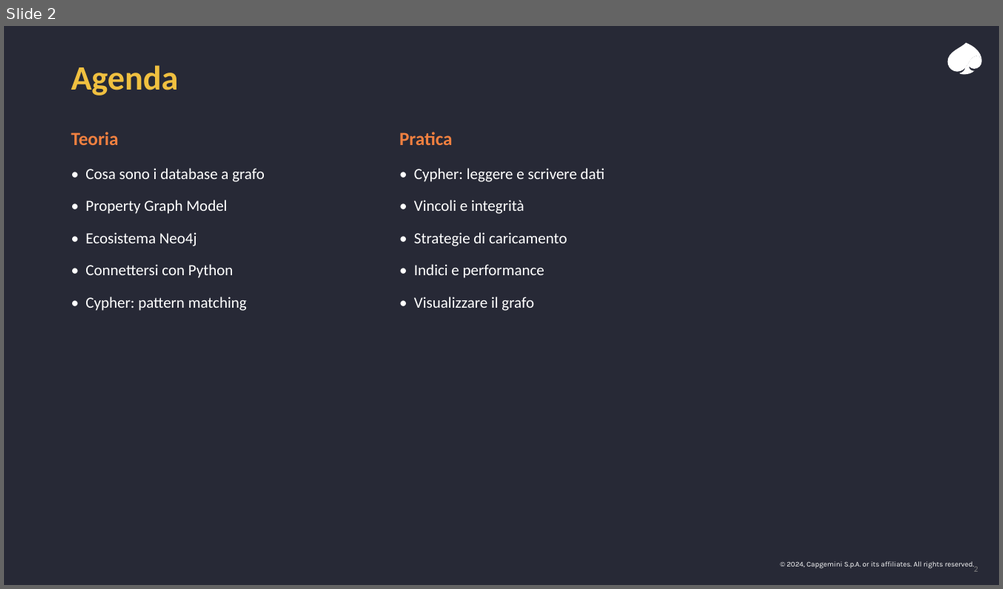
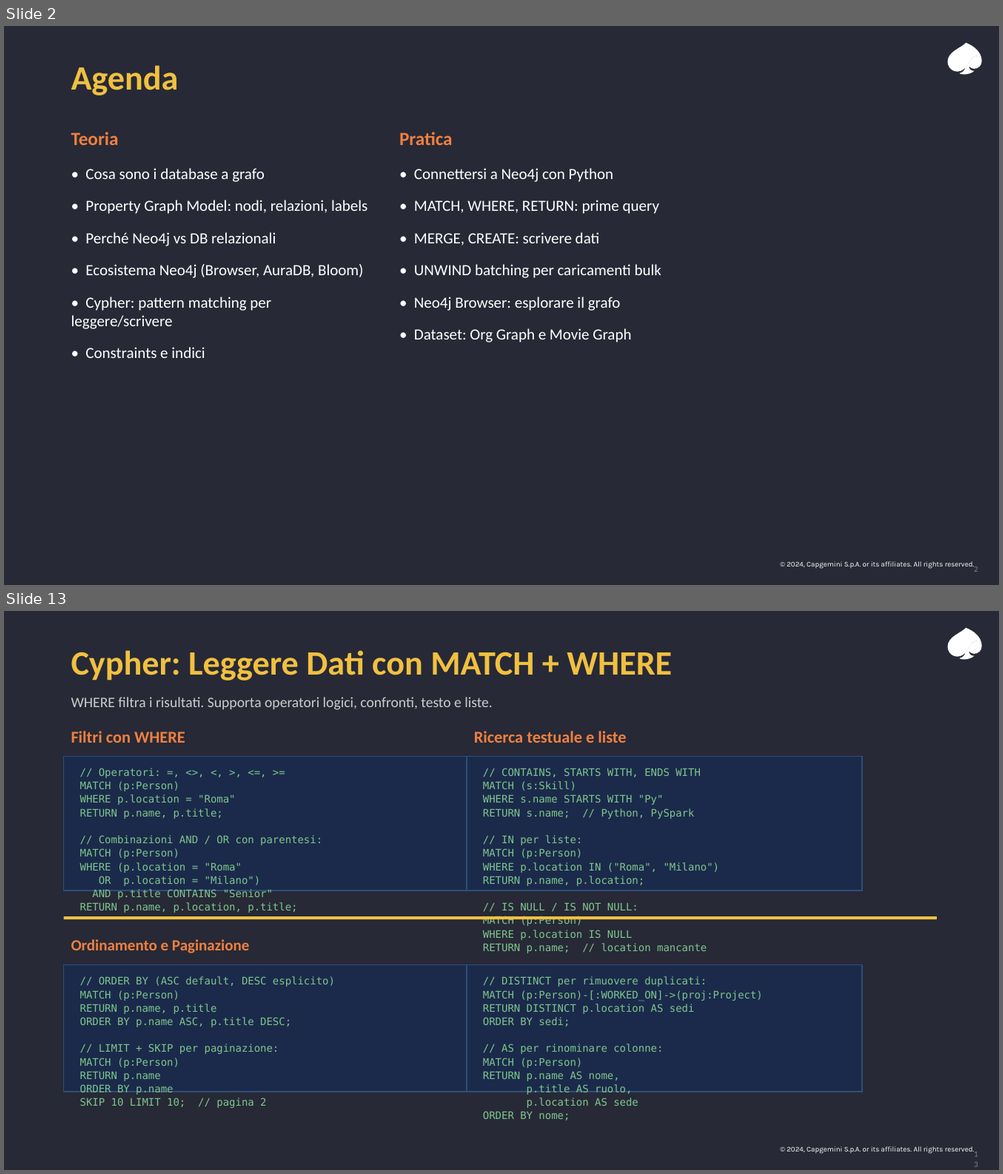
Before and after one commit to leobcc/neo4j-training-course-material, a slide deck: slides/session-01/session-01.pptx. Shown one above the other, each under a label of ours: slide 2 before the commit, slides 2 and 13 after it; the slides between them are not shown. The pictures are 1003x589 and 1003x1174 pixels, drawn with LibreOffice and Linux fonts; fonts in the diff are those of the drawing. Boxes give left, top, right and bottom in pixels: in the first picture for what was removed or moved away, otherwise in the second. Text is boxed around its words. In the diff, an @@ line names an element or a change of style, - is before the commit and + after.

```diff
--- a/slides/session-01/session-01.pptx
+++ b/slides/session-01/session-01.pptx
@@ slide 13 added at bbox=[4, 611, 999, 1170], background #272936; not listed: 4 template elements that a slide beside it also shows @@
@@ text added at bbox=[71, 650, 671, 681], 33 pt, text #F0C040, bold @@
+Cypher: Leggere Dati con MATCH + WHERE
@@ text added at bbox=[71, 697, 492, 710], 14 pt, text #CCCCCC @@
+WHERE filtra i risultati. Supporta operatori logici, confronti, testo e liste.
@@ text added at bbox=[71, 731, 185, 743], 16 pt, text #F08040, bold @@
+Filtri con WHERE
@@ text added at bbox=[474, 731, 626, 743], 16 pt, text #F08040, bold @@
+Ricerca testuale e liste
@@ rectangle added at bbox=[64, 757, 474, 891], fill #1B2A4A, outline #2D4F7A 1 pt @@
@@ rectangle added at bbox=[466, 757, 862, 891], fill #1B2A4A, outline #2D4F7A 1 pt @@
@@ text added at bbox=[80, 768, 322, 913], 10 pt, text #7EC68E @@
+// Operatori: =, <>, <, >, <=, >=
+MATCH (p:Person)
+WHERE p.location = "Roma"
+RETURN p.name, p.title;
+// Combinazioni AND / OR con parentesi:
+MATCH (p:Person)
+WHERE (p.location = "Roma"
+OR p.location = "Milano")
+AND p.title CONTAINS "Senior"
+RETURN p.name, p.location, p.title;
@@ text added at bbox=[483, 768, 720, 954], 10 pt, text #7EC68E @@
+// CONTAINS, STARTS WITH, ENDS WITH
+MATCH (s:Skill)
+WHERE s.name STARTS WITH "Py"
+RETURN s.name; // Python, PySpark
+// IN per liste:
+MATCH (p:Person)
+WHERE p.location IN ("Roma", "Milano")
+RETURN p.name, p.location;
+// IS NULL / IS NOT NULL:
+MATCH (p:Person)
+WHERE p.location IS NULL
+RETURN p.name; // location mancante
@@ rectangle added at bbox=[64, 917, 936, 920], fill #F0C040 @@
@@ text added at bbox=[71, 940, 249, 954], 15 pt, text #F08040, bold @@
+Ordinamento e Paginazione
@@ rectangle added at bbox=[64, 965, 474, 1092], fill #1B2A4A, outline #2D4F7A 1 pt @@
@@ rectangle added at bbox=[466, 965, 862, 1092], fill #1B2A4A, outline #2D4F7A 1 pt @@
@@ text added at bbox=[80, 977, 335, 1108], 10 pt, text #7EC68E @@
+// ORDER BY (ASC default, DESC esplicito)
+MATCH (p:Person)
+RETURN p.name, p.title
+ORDER BY p.name ASC, p.title DESC;
+// LIMIT + SKIP per paginazione:
+MATCH (p:Person)
+RETURN p.name
+ORDER BY p.name
+SKIP 10 LIMIT 10; // pagina 2
@@ text added at bbox=[483, 977, 762, 1121], 10 pt, text #7EC68E @@
+// DISTINCT per rimuovere duplicati:
+MATCH (p:Person)-[:WORKED_ON]->(proj:Project)
+RETURN DISTINCT p.location AS sedi
+ORDER BY sedi;
+// AS per rinominare colonne:
+MATCH (p:Person)
+RETURN p.name AS nome,
+p.title AS ruolo,
+p.location AS sede
+ORDER BY nome;
@@ slide 2 changed as well @@
@@ text at bbox=[414, 168, 661, 343]: text changed @@
-• Cypher: leggere e scrivere dati
-• Vincoli e integrità
-• Strategie di caricamento
-• Indici e performance
-• Visualizzare il grafo
+• Connettersi a Neo4j con Python
+• MATCH, WHERE, RETURN: prime query
+• MERGE, CREATE: scrivere dati
+• UNWIND batching per caricamenti bulk
+• Neo4j Browser: esplorare il grafo
+• Dataset: Org Graph e Movie Graph
@@ text at bbox=[71, 200, 367, 358]: text changed @@
-• Property Graph Model
-• Ecosistema Neo4j
-• Connettersi con Python
-• Cypher: pattern matching
+• Property Graph Model: nodi, relazioni, labels
+• Perché Neo4j vs DB relazionali
+• Ecosistema Neo4j (Browser, AuraDB, Bloom)
+• Cypher: pattern matching per leggere/scrivere
+• Constraints e indici
```
Also in this commit, not shown: 5 other slides changed, 19 other slides added, 12 slides removed.
